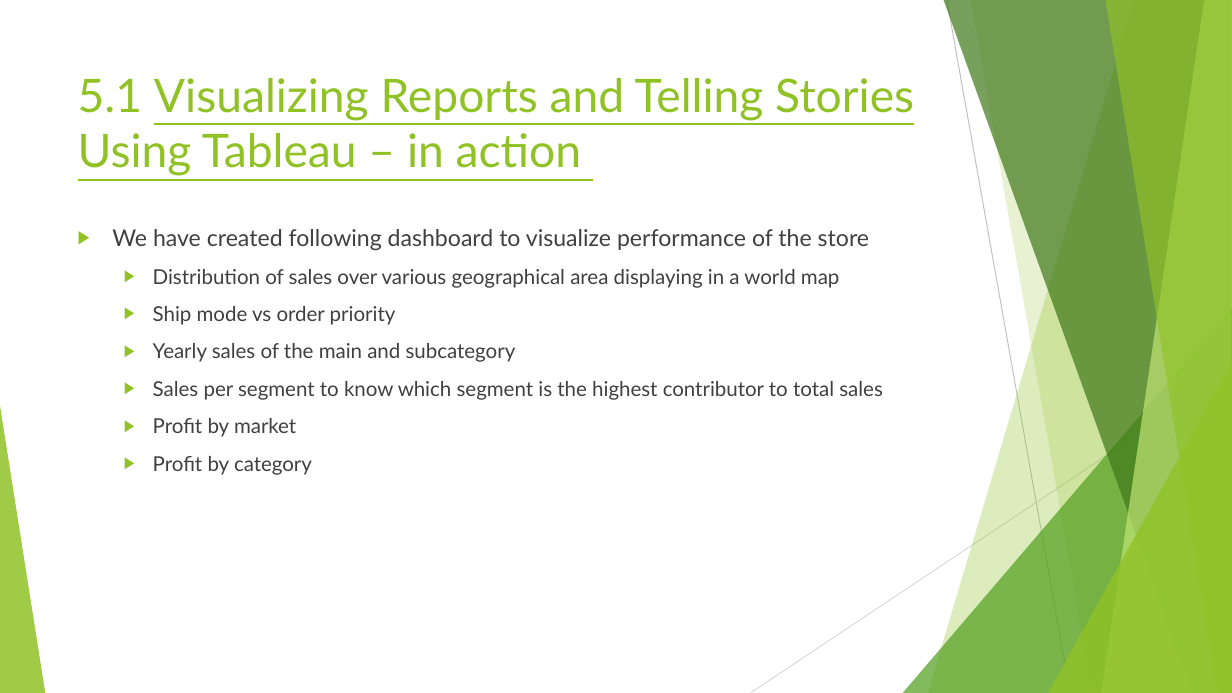
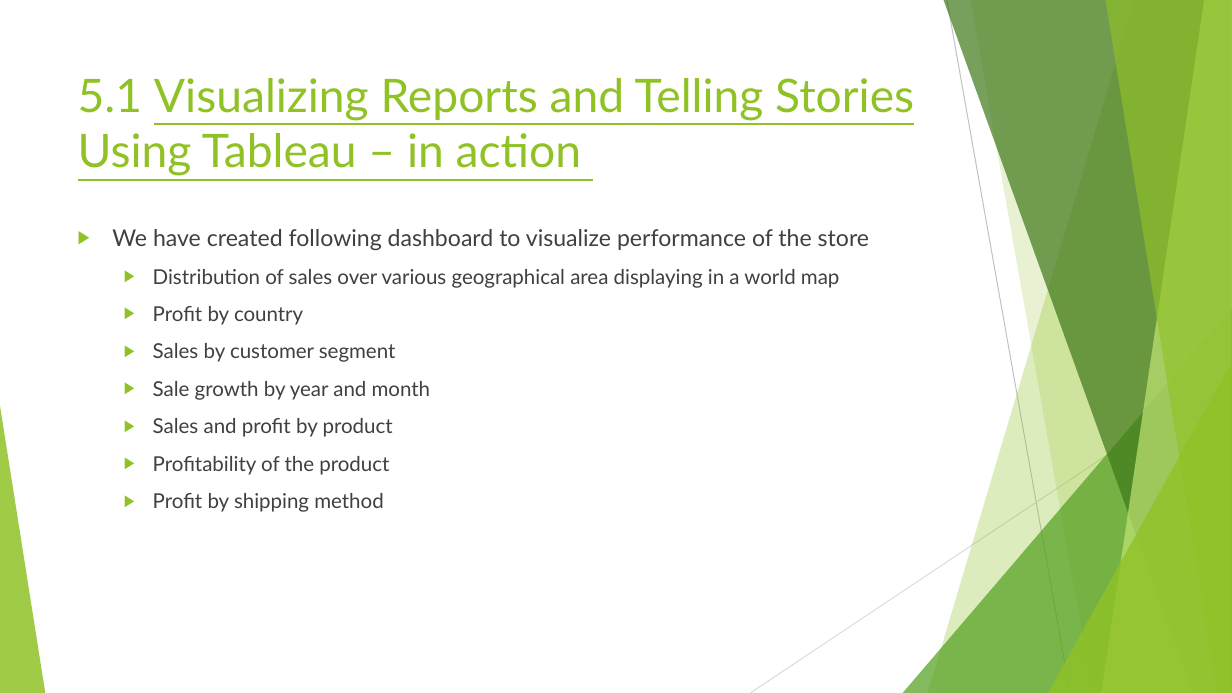
Before and after one commit to rubadhanaraj/Final_project, a slide deck: slide 12 of Project details.pptx (slide 11 before the commit). Drawn at 1232x693 pixels with LibreOffice and Linux fonts; fonts in the diff are those of the drawing. Boxes give left, top, right and bottom in pixels: in the first picture for what was removed or moved away, otherwise in the second. Text is boxed around its words. In the diff, an @@ line names an element or a change of style, - is before the commit and + after.

```diff
--- a/Project details.pptx
+++ b/Project details.pptx
@@ text at box(153, 306, 431, 512): text changed @@
-  ▶ Ship mode vs order priority
-  ▶ Yearly sales of the main and subcategory
-  ▶ Sales per segment to know which segment is the highest contributor to total sales
-  ▶ Profit by market
-  ▶ Profit by category
+  ▶ Profit by country
+  ▶ Sales by customer segment
+  ▶ Sale growth by year and month
+  ▶ Sales and profit by product
+  ▶ Profitability of the product
+  ▶ Profit by shipping method
```
Also in this commit, not shown: 15 other slides changed, 2 slides added.
